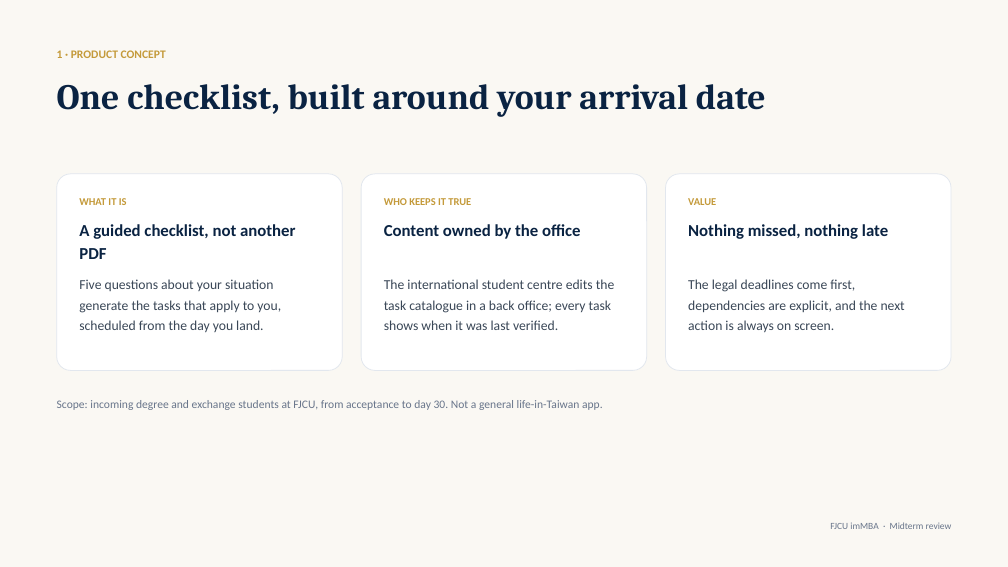
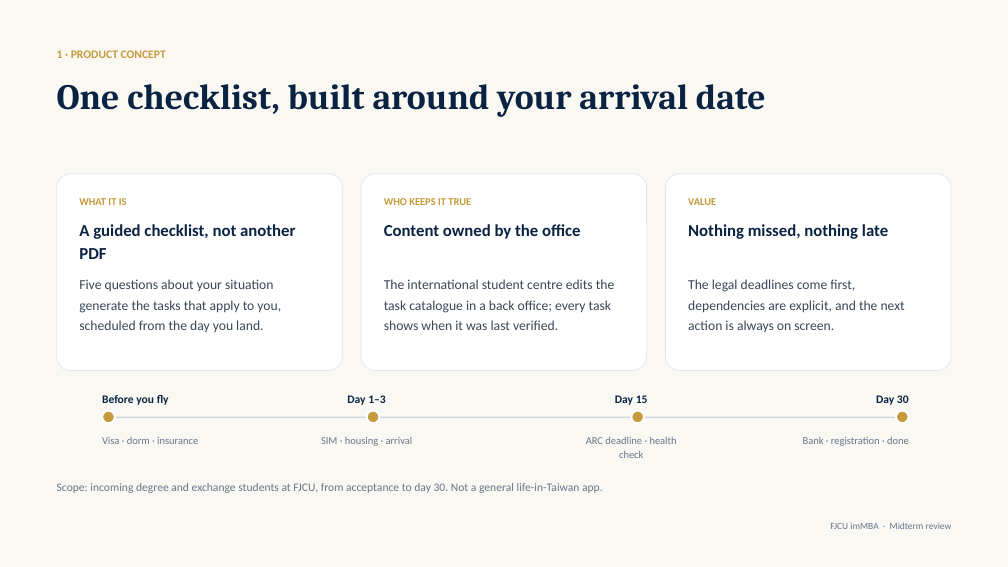
Before and after one commit to candelavaron-web/fjcu-immba-website, a slide deck: slide 3 of midterm.pptx. Drawn at 1008x567 pixels with LibreOffice and Linux fonts; fonts in the diff are those of the drawing. Boxes give left, top, right and bottom in pixels: in the first picture for what was removed or moved away, otherwise in the second. Text is boxed around its words. In the diff, an @@ line names an element or a change of style, - is before the commit and + after.

```diff
--- a/midterm.pptx
+++ b/midterm.pptx
@@ rectangle added at bbox=[102, 417, 904, 418], fill #CDD5E0 @@
@@ ellipse added at bbox=[102, 411, 115, 423], fill #C49A3A, outline #FFFFFF 2 pt @@
@@ text added at bbox=[102, 395, 169, 405], 11 pt, text #0A2342, bold @@
+Before you fly
@@ text added at bbox=[347, 395, 385, 405], 11 pt, text #0A2342, bold @@
+Day 1–3
@@ ellipse added at bbox=[367, 411, 380, 423], fill #C49A3A, outline #FFFFFF 2 pt @@
@@ text added at bbox=[615, 395, 648, 405], 11 pt, text #0A2342, bold @@
+Day 15
@@ ellipse added at bbox=[631, 411, 644, 423], fill #C49A3A, outline #FFFFFF 2 pt @@
@@ text added at bbox=[876, 395, 909, 405], 11 pt, text #0A2342, bold @@
+Day 30
@@ ellipse added at bbox=[896, 411, 909, 423], fill #C49A3A, outline #FFFFFF 2 pt @@
@@ text added at bbox=[102, 437, 198, 444], 10 pt, text #68758A @@
+Visa · dorm · insurance
@@ text added at bbox=[321, 437, 413, 446], 10 pt, text #68758A @@
+SIM · housing · arrival
@@ text added at bbox=[586, 437, 677, 458], 10 pt, text #68758A @@
+ARC deadline · health check
@@ text added at bbox=[803, 437, 909, 446], 10 pt, text #68758A @@
+Bank · registration · done
@@ text "Scope: incoming degree and exchange ...": place and size @@
-text "Scope: incoming degree and exchange ..." at bbox=[57, 400, 603, 410]
+text "Scope: incoming degree and exchange ..." at bbox=[57, 483, 603, 493]
```
Also in this commit, not shown: 4 other slides changed, 7 other files.
